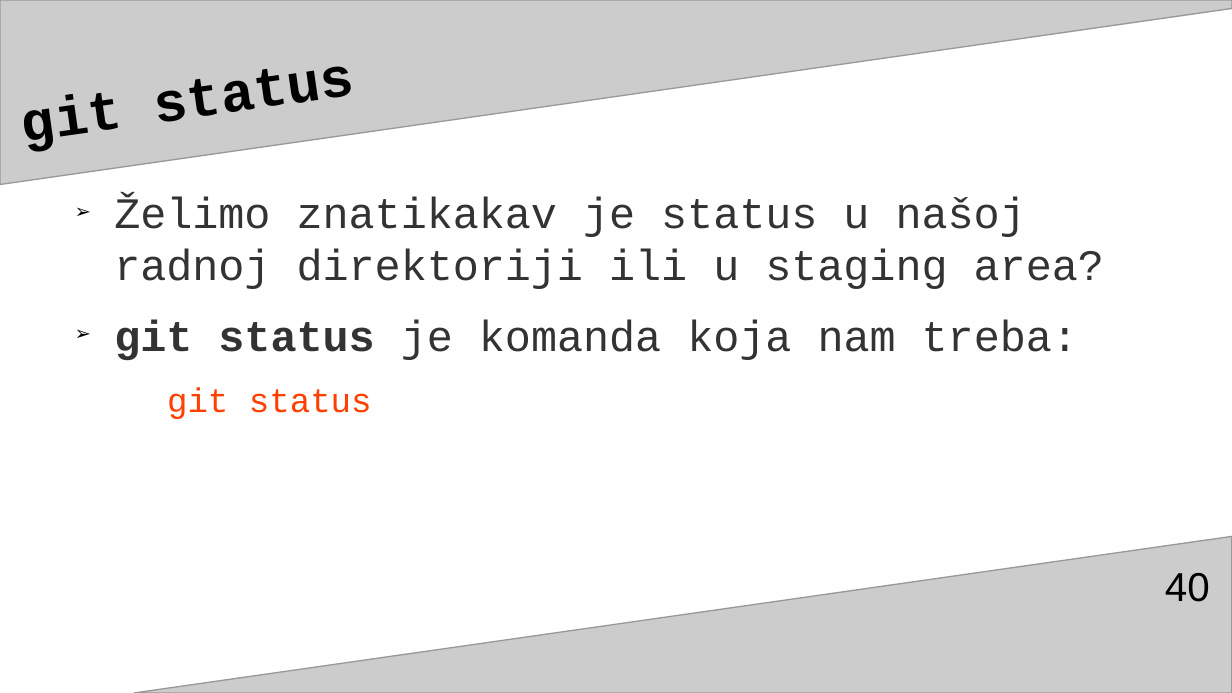
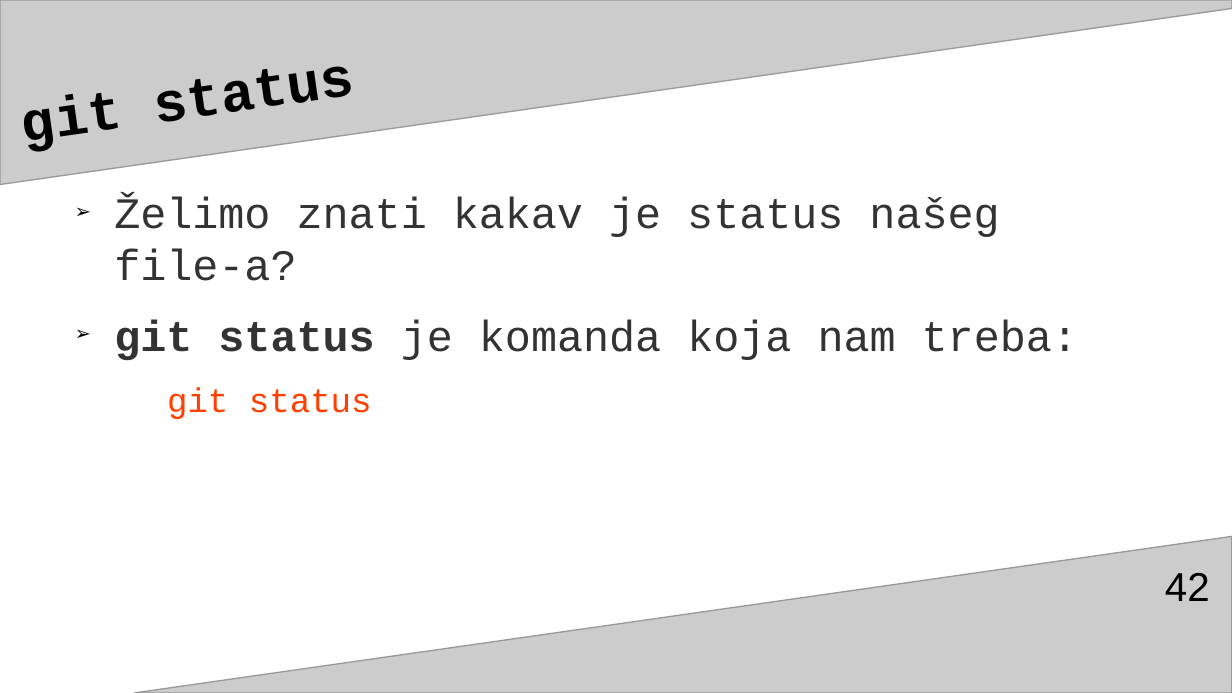
Before and after one commit to adnannukic/prezentacija-za-TSI, a slide deck: slide 42 of gitGitHubAdnanNukićPrez3.odp (slide 40 before the commit). Drawn at 1232x693 pixels with LibreOffice and Linux fonts; fonts in the diff are those of the drawing. Boxes give left, top, right and bottom in pixels: in the first picture for what was removed or moved away, otherwise in the second. Text is boxed around its words. In the diff, an @@ line names an element or a change of style, - is before the commit and + after.

```diff
--- a/gitGitHubAdnanNukićPrez3.odp
+++ b/gitGitHubAdnanNukićPrez3.odp
@@ text at <box>114,196,999,281</box>: text changed @@
-➢ Želimo znatikakav je status u našoj radnoj direktoriji ili u staging area?
+➢ Želimo znati kakav je status našeg file-a?
@@ page number at <box>1165,573,1210,601</box>: text changed @@
-40
+42
```
Also in this commit, not shown: 11 other slides changed, 4 slides added, 3 slides removed.
